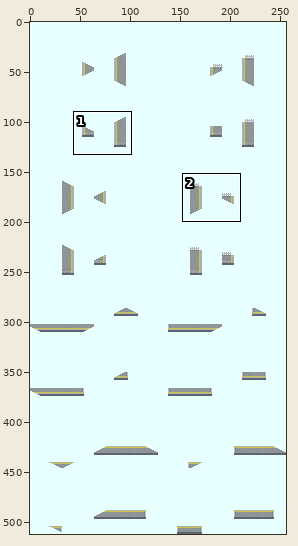
File history of a sprite sheet, source/YIC_platform-1_Diagonal-Side.png. Above, an overview of the earlier version with the close-up marked.
Close-up. Before the edit:
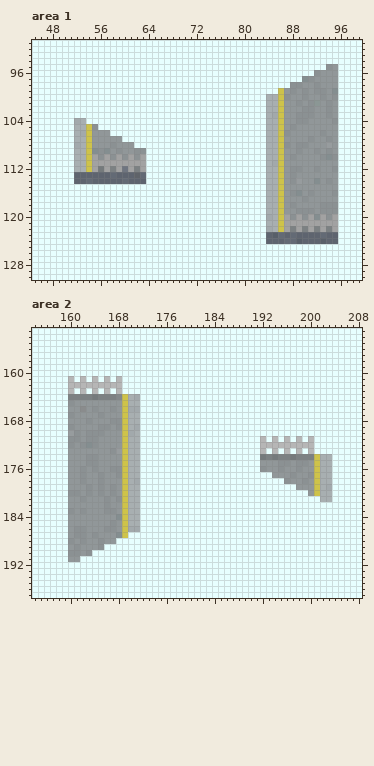
The file is 256x512 pixels. Colours within 5 levels of each other are drawn and written as one. Shown: area 1: x 45..99, y 91..130; area 2: x 154..208, y 153..197. The commit also changed other parts of the picture, which this record leaves out.
The same view after the edit:
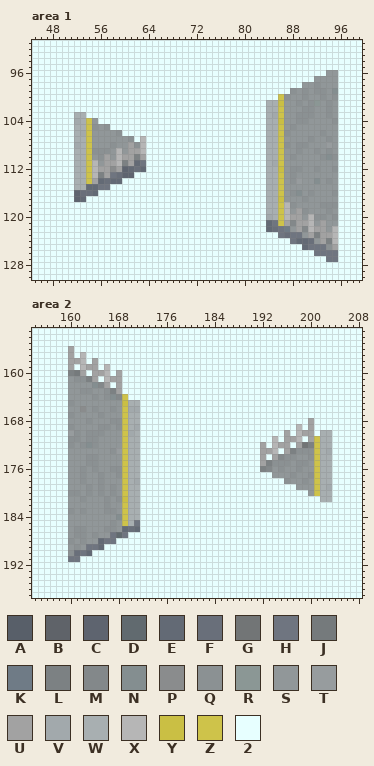
Palette (. is transparent): A #585f69  B #5f6369  C #5e646f  D #616a6f  E #636a75  F #696f7a  G #727576  H #6f7580  J #757a7c  K #6f7b86  L #7c8183  M #83888a  N #848e90  P #8a8c8d  Q #8b9193  R #8b9795  S #919799  T #979c9e  U #a2a2a2  V #a2a9ac  W #a8afb1  X #b6b6b6  Y #cabf44  Z #cec34a  2 #e7ffff
Change:
Area 1:
y 95: x 94..95 QS -> 22
y 96: x 92..93 QS -> 22
y 97: x 90..91 NQ -> 22
y 98: x 88..89 QQ -> 22
y 99: x 86..87 ZS -> 22
y 100: x 84..85 WW -> 22
y 101: x 86 Z -> Y
y 103: x 52..53 22 -> WW
y 104: x 54..55 22 -> ZS; x 86 Z -> Y
y 105: x 56..57 22 -> SQ
y 106: x 58..59 22 -> SQ
y 107: x 60..61 22 -> SQ; x 63 2 -> X
y 108: x 61..63 S22 -> UQX
y 109: x 55 N -> Q; x 57 N -> Q; x 59 Q -> X; x 61..63 SQQ -> UUX
y 110: x 55 U -> S; x 58..60 QUQ -> SXU; x 62 Q -> L
y 111: x 55..56 UU -> XS; x 59..60 UU -> XL; x 62..63 UU -> EH
y 112: x 55..56 UJ -> XU; x 58 L -> P; x 60..63 HULU -> CEFE; x 86 Z -> Y
y 113: x 52..59 CCCCCCEC -> WWZXLUHF; x 62..63 BE -> 22
y 114: x 52..63 CCECCCCCECCC -> WWZUEFEE2222
y 115: x 52..57 222222 -> WWEEHH
y 116: x 52..55 2222 -> CFFE
y 117: x 52..53 22 -> CE; x 86 Z -> Y
y 118: x 87 S -> X
y 119: x 87 S -> X; x 89 Q -> U; x 91 Q -> S; x 93 Q -> S; x 95 Q -> S
y 120: x 87..88 UQ -> XU; x 90..95 QUNUQU -> SXQQSQ
y 121: x 84..85 WW -> EH; x 88 U -> M; x 91..92 UU -> XS; x 94..95 UU -> SS
y 122: x 84..88 VWZUL -> EFHKS; x 90..92 LUL -> MXU; x 94..95 LU -> SX
y 123: x 84..95 CAECECCCCECC -> 22HFHHSULUUX
y 124: x 84..95 CCCEEACCCACC -> 2222HEEFSULX
y 125: x 90..95 222222 -> EHHHQU
y 126: x 92..95 2222 -> HHHH
y 127: x 94..95 22 -> HH
Area 2:
y 156: x 160 2 -> U
y 157: x 160 2 -> U; x 162 2 -> X
y 158: x 160..162 222 -> UUX; x 164 2 -> U
y 159: x 160 2 -> U; x 162..164 222 -> XUU; x 166 2 -> X
y 160: x 160..162 222 -> LJU; x 164..166 222 -> UUX; x 168 2 -> U
y 161: x 160..164 X2X2X -> SQQLU; x 167..168 2X -> UU
y 162: x 160..168 XXXXXXXXX -> SSSSNMU2U
y 163: x 160..168 X2X2X2X2X -> SSQQSSQLU
y 164: x 160..167 LLLLJLLL -> SSSSQSQN; x 170..171 WV -> 22
y 165: x 169 Z -> Y
y 168: x 200 2 -> U
y 169: x 198 2 -> X; x 200 2 -> U
y 170: x 196 2 -> U; x 198..200 222 -> XUU; x 202..203 22 -> WW
y 171: x 192 X -> 2; x 196..197 X2 -> UU; x 200..203 X222 -> UZWW
y 172: x 192..193 XX -> U2; x 195..203 XXXXXX222 -> UU2UGLZWW
y 173: x 192..193 X2 -> UU; x 196..203 X2X2X222 -> ULQQQZWV
y 174: x 192..200 JLJLLJLLL -> U2UMQQSSQ
y 175: x 192..194 SSS -> ULQ
y 176: x 192..193 QS -> LM
y 181: x 169 Z -> Y
y 185: x 171 W -> H
y 186: x 169..171 ZVV -> EFE
y 187: x 167..169 SNZ -> HDH
y 188: x 165..167 QSS -> EHH
y 189: x 163..165 SSQ -> HHE
y 190: x 161..163 QSQ -> FHE
y 191: x 160..161 SS -> HH
Where, in picture pixels (left, top, right, bottom), the same in both close-ups:
changed: (266, 64, 338, 124)
changed: (74, 112, 146, 202)
changed: (266, 166, 338, 262)
changed: (68, 346, 140, 406)
changed: (260, 418, 332, 472)
changed: (68, 496, 140, 562)
